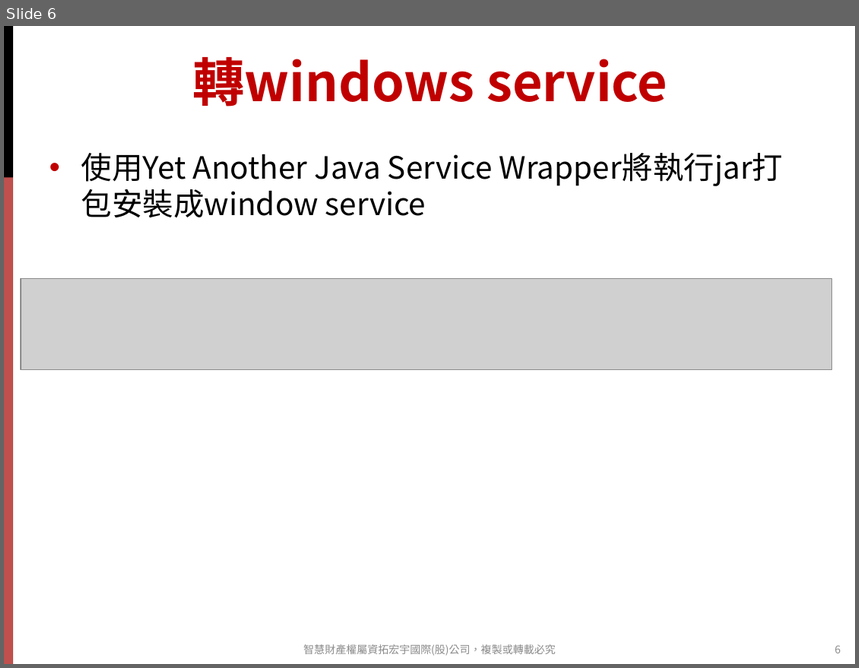
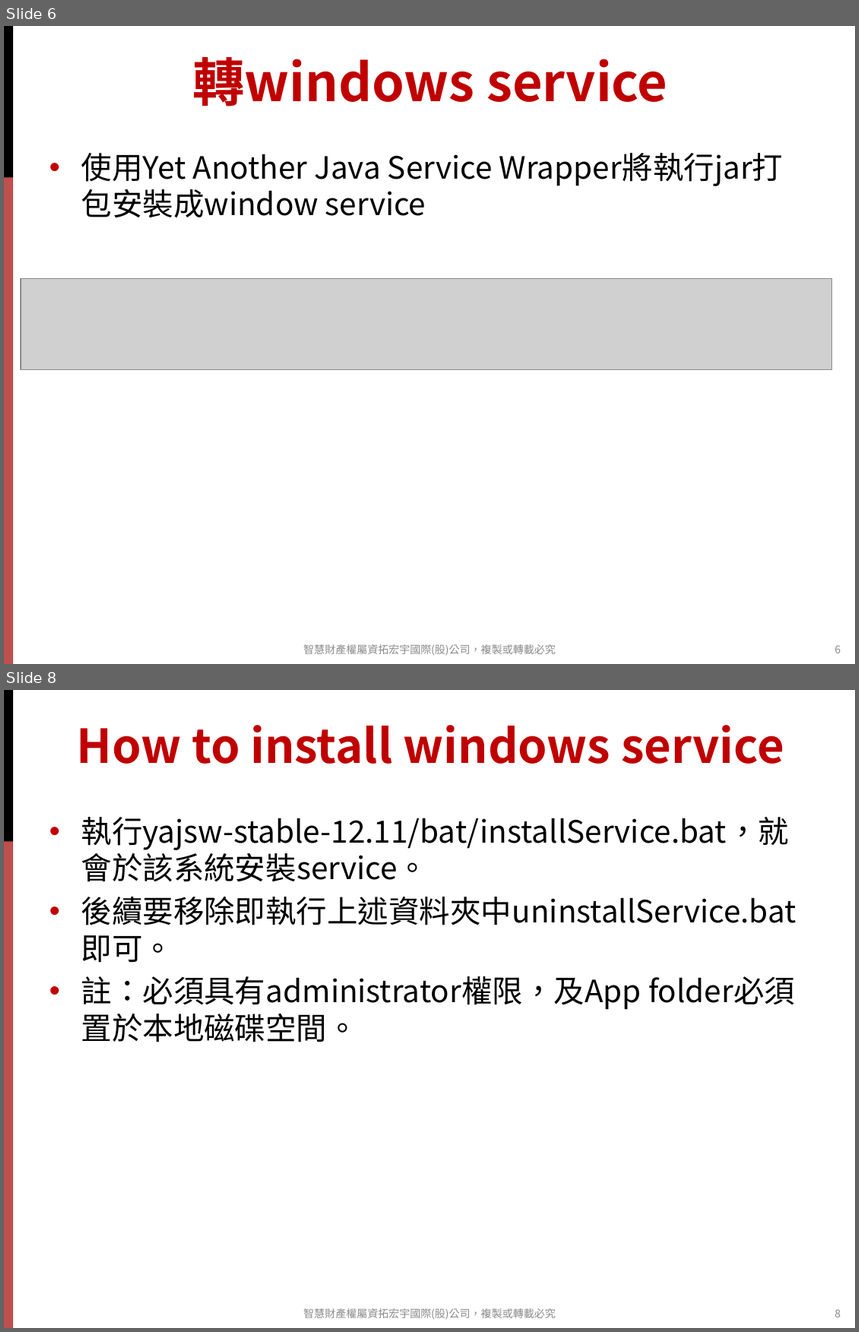
Before and after one commit to strikecbu/TraceLogMonitor, a slide deck: other/doc/TraceLogMonitorWithWAS.pptx. Shown one above the other, each under a label of ours: slide 6 before the commit, slides 6 and 8 after it; the slides between them are not shown. The pictures are 859x668 and 859x1332 pixels, drawn with LibreOffice and Linux fonts; fonts in the diff are those of the drawing; grey boxes stand for pictures; background and template pictures are left out. Boxes give left, top, right and bottom in pixels: in the first picture for what was removed or moved away, otherwise in the second. Text is boxed around its words. In the diff, an @@ line names an element or a change of style, - is before the commit and + after.

```diff
--- a/other/doc/TraceLogMonitorWithWAS.pptx
+++ b/other/doc/TraceLogMonitorWithWAS.pptx
@@ slide 8 added at (4, 690, 855, 1328), background #FFFFFF; not listed: 2 template elements that a slide beside it also shows @@
@@ title added at (77, 725, 785, 764), 39.6 pt, text #C00000, bold @@
+How to install windows service
@@ text added at (82, 817, 797, 1043), 26 pt, text #000000 @@
+• 執行yajsw-stable-12.11/bat/installService.bat，就會於該系統安裝service。
+• 後續要移除即執行上述資料夾中uninstallService.bat即可。
+• 註：必須具有administrator權限，及App folder必須置於本地磁碟空間。
@@ text added at (303, 1309, 556, 1320), 9 pt, text #8C8C8C @@
+智慧財產權屬資拓宏宇國際(股)公司，複製或轉載必究
@@ page number added at (835, 1309, 841, 1318), 9 pt, text #8C8C8C @@
+8
```
Also in this commit, not shown: 2 other slides added.
